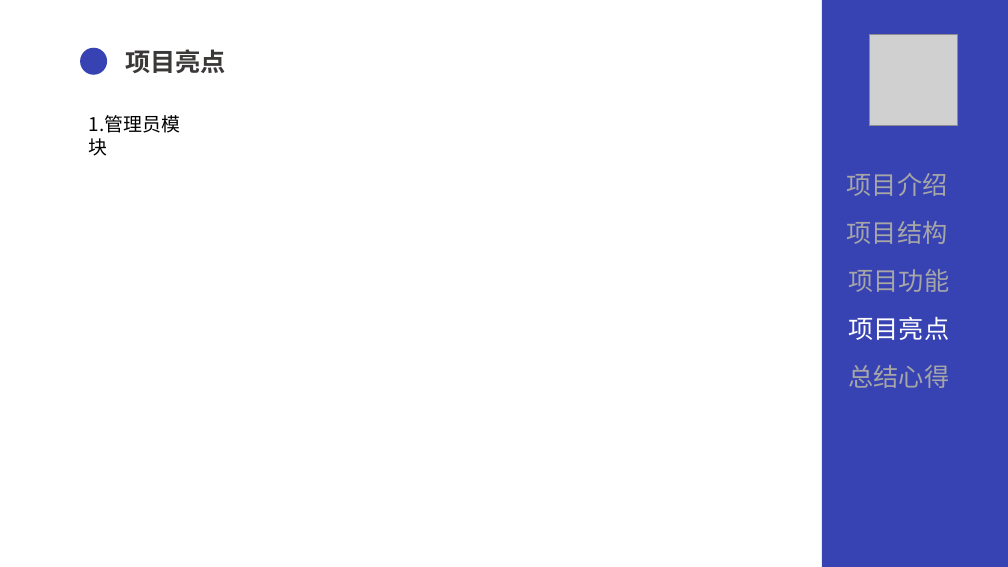
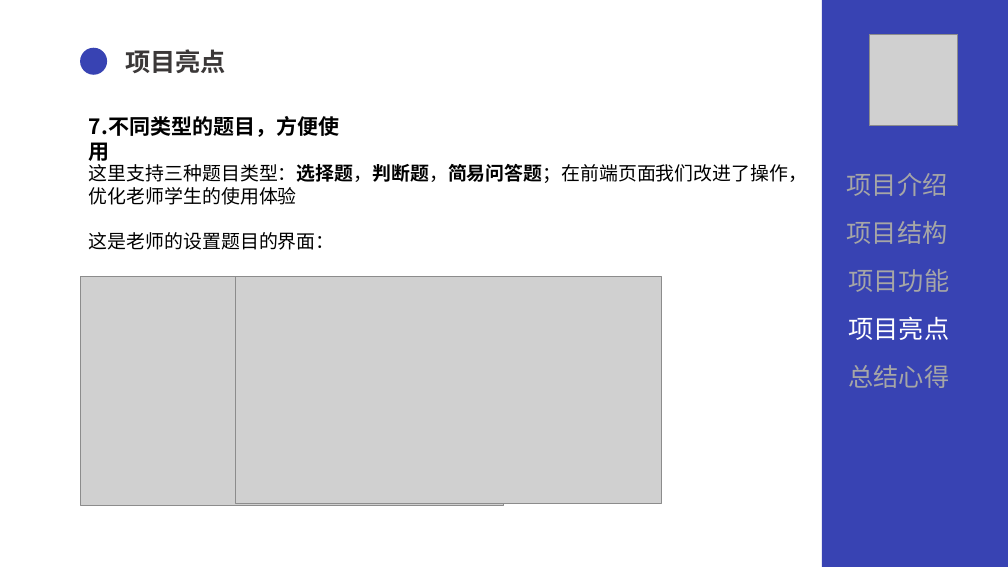
Before and after one commit to SUYYYUS/QGfinal, a slide deck: slide 23 of 文档/QG汇报陈术裕.pptx (slide 22 before the commit). Drawn at 1008x567 pixels with LibreOffice and Linux fonts; fonts in the diff are those of the drawing; grey boxes stand for pictures. Boxes give left, top, right and bottom in pixels: in the first picture for what was removed or moved away, otherwise in the second. Text is boxed around its words. In the diff, an @@ line names an element or a change of style, - is before the commit and + after.

```diff
--- a/文档/QG汇报陈术裕.pptx
+++ b/文档/QG汇报陈术裕.pptx
@@ text at [89,116,340,137]: text changed; size 18 to 20 pt; bold on @@
-1.管理员模块
+7.不同类型的题目，方便使用
@@ text added at [89,164,807,250], 18 pt, text #000000 @@
+这里支持三种题目类型：选择题，判断题，简易问答题；在前端页面我们改进了操作，
+优化老师学生的使用体验
+这是老师的设置题目的界面：
@@ picture added at [80,277,504,505] @@
@@ picture added at [235,277,662,504] @@
```
Also in this commit, not shown: 23 other slides changed, 1 slide added, 2 slides removed, 1 other file.
